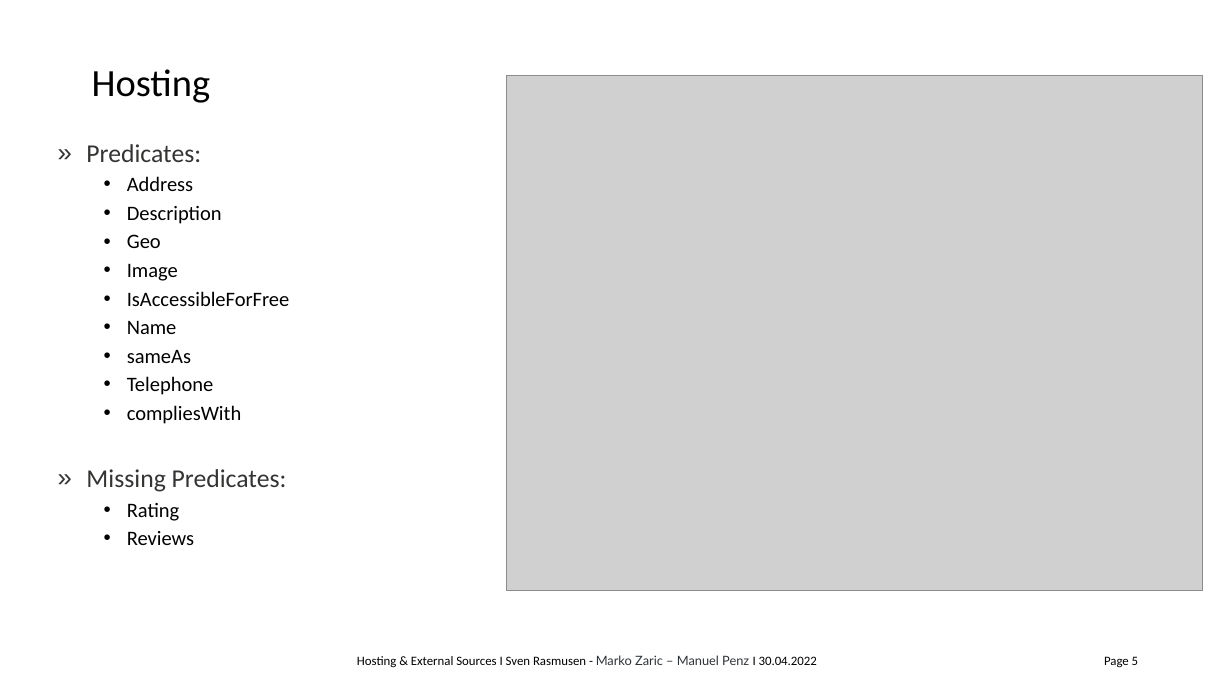
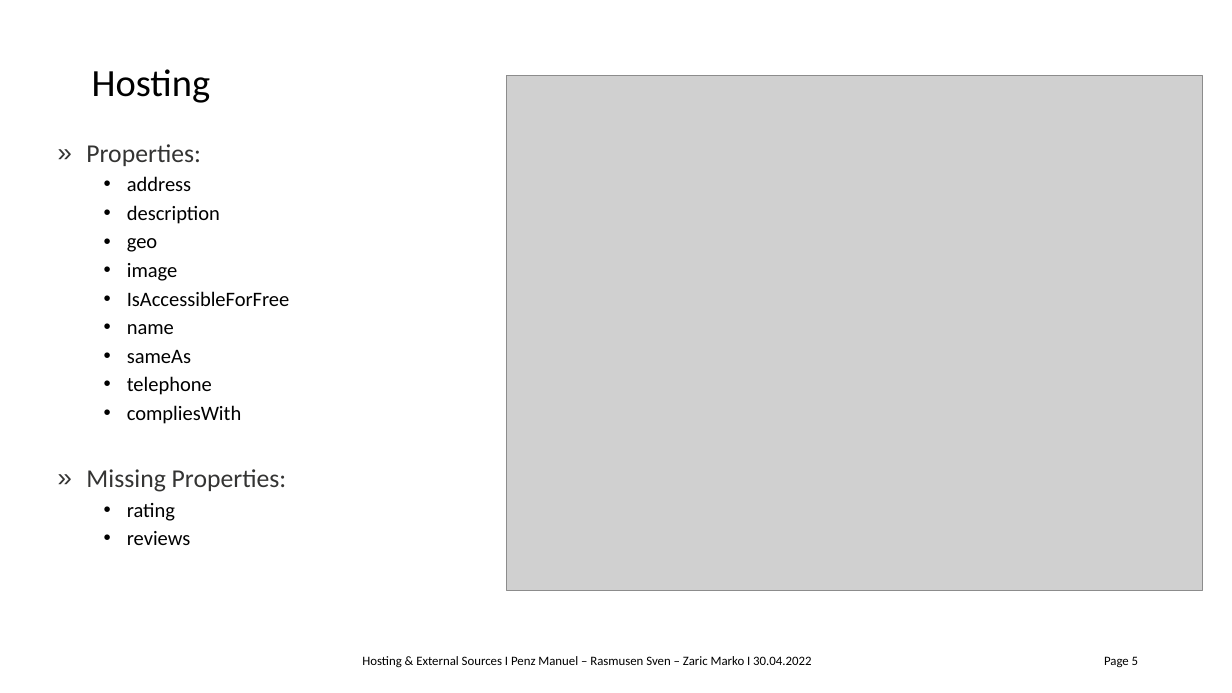
Before and after one commit to csar8594/GTKG, a slide deck: slide 5 of Task 1/pres_1.pptx. Drawn at 1232x693 pixels with LibreOffice and Linux fonts; fonts in the diff are those of the drawing; grey boxes stand for pictures; background and template pictures are left out. Boxes give left, top, right and bottom in pixels: in the first picture for what was removed or moved away, otherwise in the second. Text is boxed around its words. In the diff, an @@ line names an element or a change of style, - is before the commit and + after.

```diff
--- a/Task 1/pres_1.pptx
+++ b/Task 1/pres_1.pptx
@@ text at (86,144,220,281): text changed @@
-» Predicates:
-  • Address
-  • Description
-  • Geo
-  • Image
+» Properties:
+  • address
+  • description
+  • geo
+  • image
@@ text at (127,324,174,334): text changed @@
-  • Name
+  • name
@@ text at (127,376,212,395): text changed @@
-  • Telephone
+  • telephone
@@ text at (86,469,287,545): text changed @@
-» Missing Predicates:
-  • Rating
-  • Reviews
+» Missing Properties:
+  • rating
+  • reviews
@@ text at (362,656,811,668): text changed @@
-Hosting & External Sources I Sven Rasmusen - Marko Zaric – Manuel Penz I 30.04.2022
+Hosting & External Sources I Penz Manuel – Rasmusen Sven – Zaric Marko I 30.04.2022
```
Also in this commit, not shown: 6 other slides changed, 1 slide added, 1 other file.
